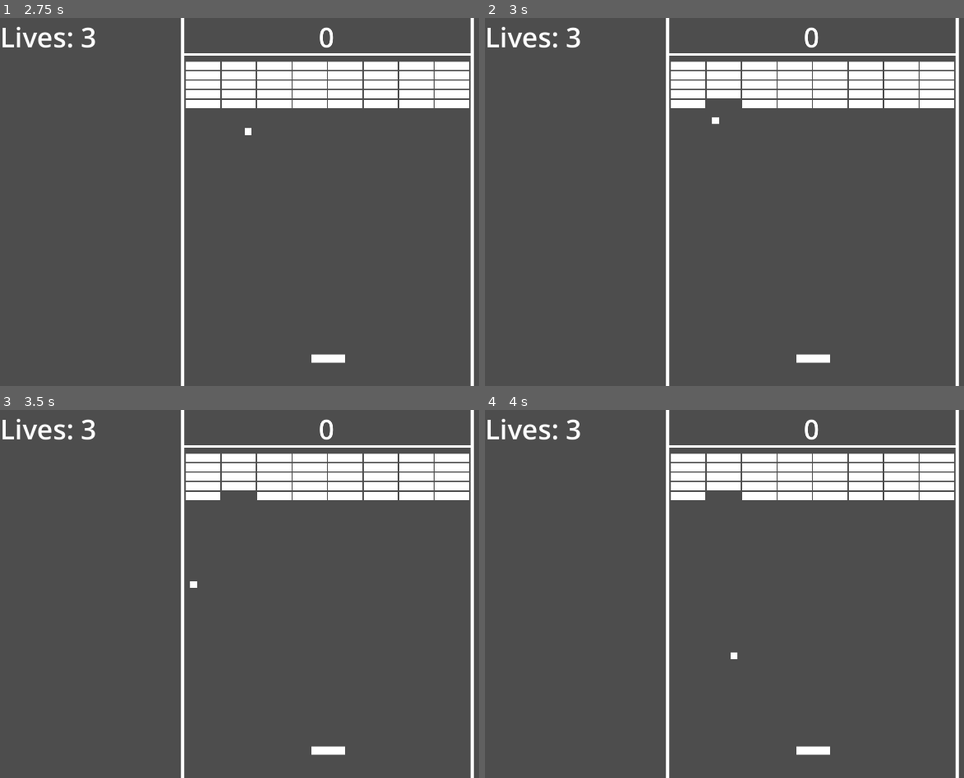
Above: before the commit, frames 1-4 (two rows, left to right).
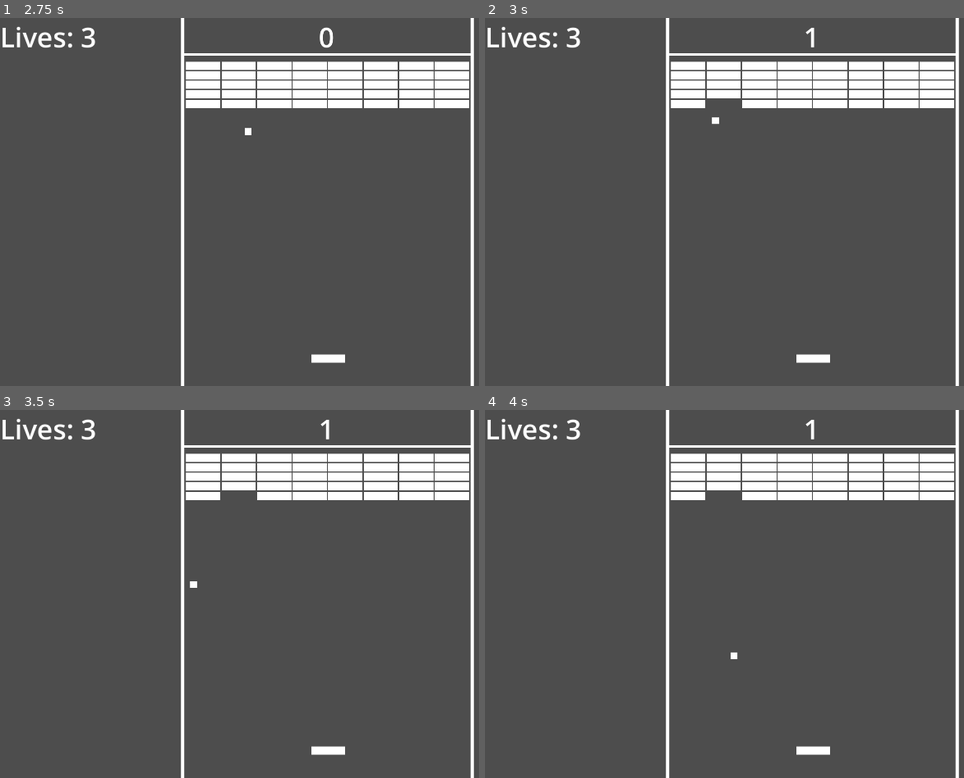
Above: after the commit, the same moments.

Repository: rojasreinold/10-game-challenge
Game: Godot game, scene res://main.tscn
The game is run twice, just before and just after one commit, with the same random seed, the same clock (stepped at 60 frames per second) and the same inputs.
Inputs (mouse positions are in pixels of both pictures, inside the frame that each line leads up to):
- Up to frame 1 (2.75 s): tap Enter at 0.5 s; move the mouse to (474, 183) at 0.52 s; hold Up (ui_up) 0.53-1.25 s; tap O at 0.6 s; click (474, 183) at 0.67 s; drag from (196, 220) to (330, 360) at 1.27 s; move the mouse to (392, 121) at 2.02 s; hold Up (ui_up) from 2.03 s (still down); tap Shift at 2.1 s
- Up to frame 2 (3 s): release Up (ui_up) at 2.75 s; tap Space at 2.75 s; drag from (781, 275) to (734, 132) at 2.77 s
- Up to frame 3 (3.5 s): no input
- Up to frame 4 (4 s): tap Enter at 3.5 s; move the mouse to (outside the picture) at 3.52 s; hold Down (ui_down) from 3.53 s (still down); tap O at 3.6 s

Frame 1 is identical in both runs. In frame 2, 0.1% of the frame differs, in the area x 66-70%, y 2-9%; in frame 3, 0.1%; in frame 4, 0.1%.

Commit message:
Updated score on block hit

Diff:
--- a/2-breakout/block.gd
+++ b/2-breakout/block.gd
@@ -1,5 +1,5 @@
 extends Area2D
-
+signal block_hit
 
 # Called when the node enters the scene tree for the first time.
 func _ready() -> void:
@@ -12,5 +12,6 @@
 	pass
 
 func _on_area_entered(area: Area2D) -> void:
+	block_hit.emit()
 	queue_free()
 	pass
--- a/2-breakout/block.tscn
+++ b/2-breakout/block.tscn
@@ -5,7 +5,7 @@
 [sub_resource type="RectangleShape2D" id="RectangleShape2D_7h0iw"]
 size = Vector2(100, 24)
 
-[node name="Block" type="Area2D"]
+[node name="Block" type="Area2D" groups=["Blocks"]]
 script = ExtResource("1_w5qm3")
 
 [node name="CollisionShape2D" type="CollisionShape2D" parent="."]
--- a/2-breakout/main.gd
+++ b/2-breakout/main.gd
@@ -2,6 +2,7 @@
 var block_scene: Resource = preload("res://block.tscn")
 var screen_size: Vector2
 var lives: int
+var score: int
 
 # Called when the node enters the scene tree for the first time.
 func _ready() -> void:
@@ -14,6 +15,7 @@
 	pass
 
 func new_game() -> void:
+	get_tree().call_group("Blocks", "queue_free")
 	setup_blocks()
 	lives = 3
 	$HUD.update_score(0)
@@ -27,8 +29,7 @@
 	var horz_block_count = 8
 	var vert_block_count = 4
 
-	#(1920 % (100+4 ) )/2
-	#
+
 	var horz_screen_buffer = screen_size[0]/2  - ((100) + block_horizontal_space) * horz_block_count/2
 
 	var x = 0
@@ -43,7 +44,7 @@
 			block.position = Vector2(block_pos_x, block_pos_y)
 			block.name = str(block_pos_x) + "Block" + str(block_pos_y)
 			add_child(block)
-			print(block.position)
+			block.block_hit.connect(on_block_hit)
 			x += 1
 			block_pos_x += 100 +block_horizontal_space
 		y += 1
@@ -55,3 +56,7 @@
 		new_game()
 	else:
 		$HUD.update_lives(lives)
+
+func on_block_hit() -> void:
+	score +=1
+	$HUD.update_score(score)
